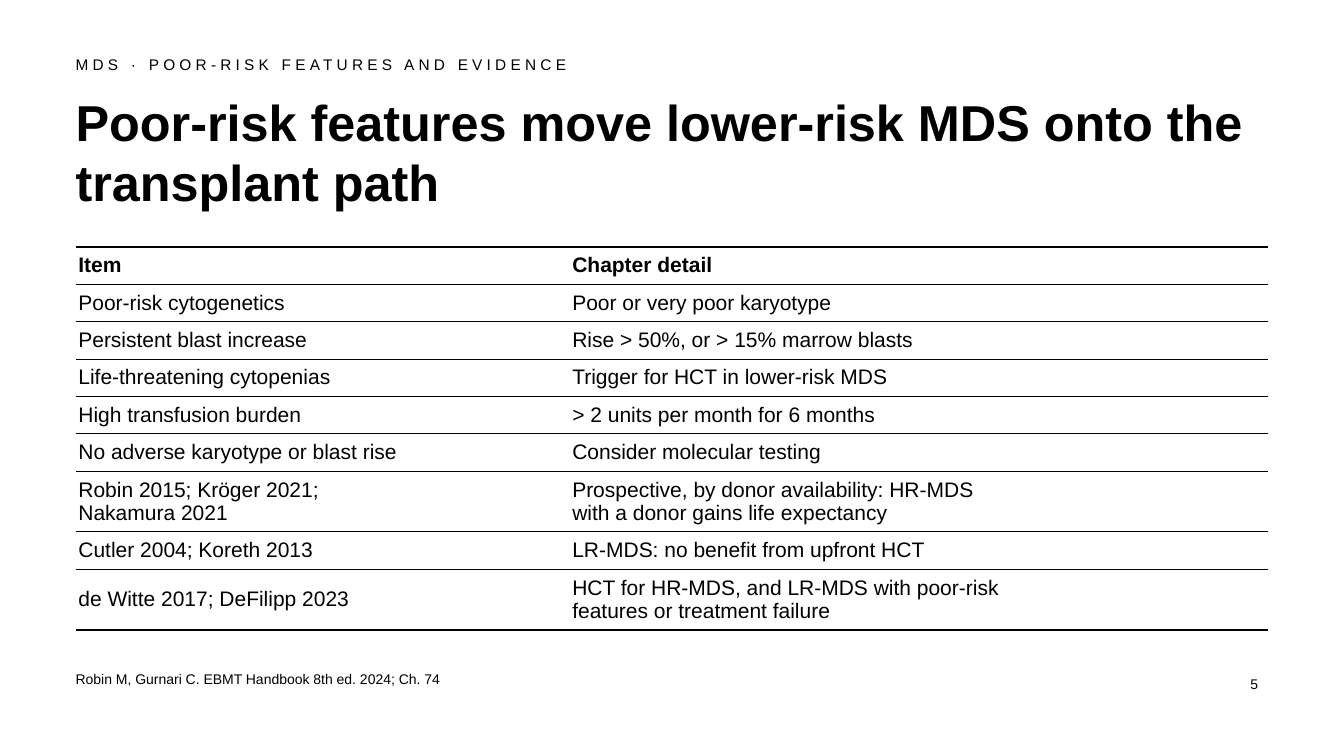
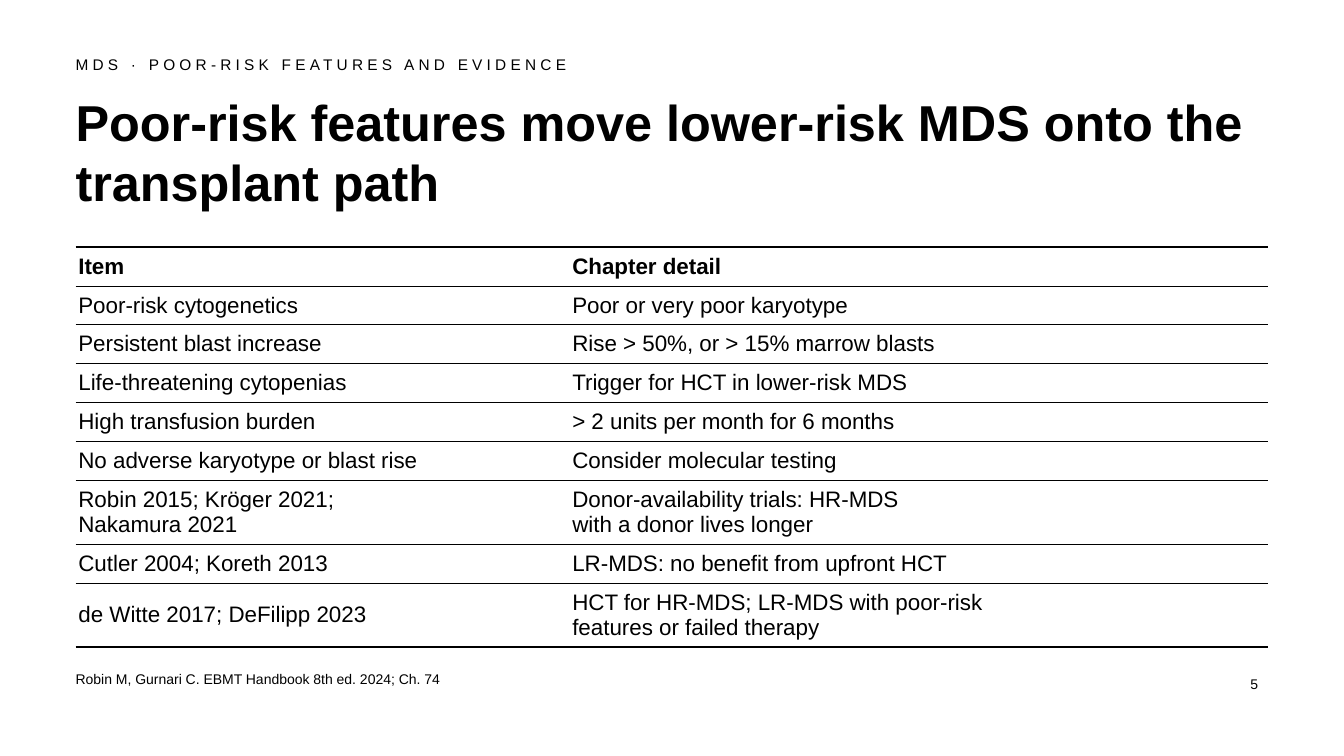
Before and after one commit to htlin222/ebmt-handbook-skill, a slide deck: slide 5 of slides/decks/s23-mds-mds-mpn.pptx. Drawn at 1344x756 pixels with LibreOffice and Linux fonts; fonts in the diff are those of the drawing. Boxes give left, top, right and bottom in pixels: in the first picture for what was removed or moved away, otherwise in the second. Text is boxed around its words. In the diff, an @@ line names an element or a change of style, - is before the commit and + after.

```diff
--- a/slides/decks/s23-mds-mds-mpn.pptx
+++ b/slides/decks/s23-mds-mds-mpn.pptx
@@ table at <box>76,247,1268,644</box> @@
-row 7, column 2: Prospective, by donor availability: HR-MDS / with a donor gains life expectancy
+row 7, column 2: Donor-availability trials: HR-MDS / with a donor lives longer
-row 9, column 2: HCT for HR-MDS, and LR-MDS with poor-risk / features or treatment failure
+row 9, column 2: HCT for HR-MDS; LR-MDS with poor-risk / features or failed therapy
@@ size 15 to 16 pt in "Item", "Chapter detail", "Poor-risk cytogenetics", "Poor or very poor karyotype" and 13 more places @@
```
Also in this commit, not shown: 11 other slides changed, 1 other file.
